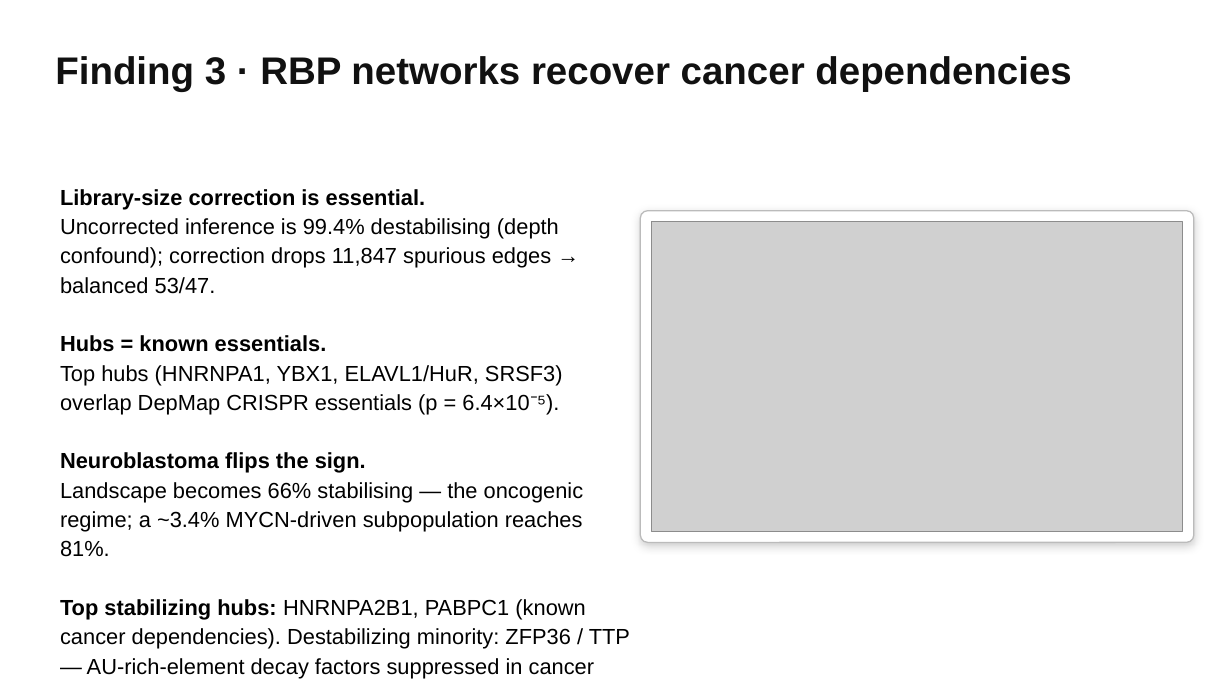
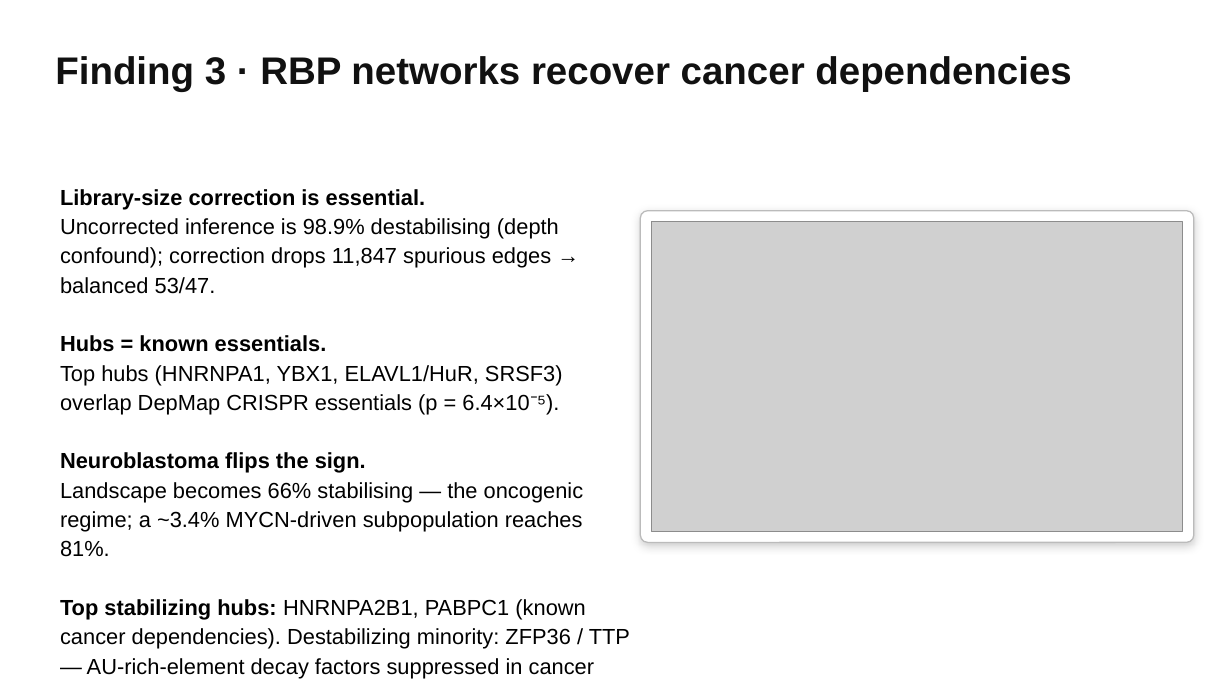
Before and after one commit to bryanc5864/scPTR, a slide deck: slide 24 of presentations/scPTR talk.pptx (slide 18 before the commit). Drawn at 1232x693 pixels with LibreOffice and Linux fonts; fonts in the diff are those of the drawing; grey boxes stand for pictures. Boxes give left, top, right and bottom in pixels: in the first picture for what was removed or moved away, otherwise in the second. Text is boxed around its words. In the diff, an @@ line names an element or a change of style, - is before the commit and + after.

```diff
--- a/presentations/scPTR talk.pptx
+++ b/presentations/scPTR talk.pptx
@@ text at (x1=60, y1=218, x2=559, y2=294): text changed @@
-Uncorrected inference is 99.4% destabilising (depth confound); correction drops 11,847 spurious edges → balanced 53/47.
+Uncorrected inference is 98.9% destabilising (depth confound); correction drops 11,847 spurious edges → balanced 53/47.
```
Also in this commit, not shown: 2 other slides changed, 8 slides added, 2 other files.
